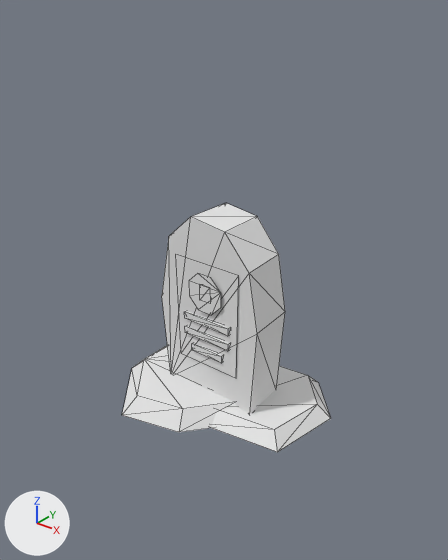
Renders of the glTF model assets/models/charter-stone.glb from each side of a commit.
One viewpoint serves both versions: a camera (50 mm lens) standing at (3.22, -4.03, 3.75) and looking at (0.11, -0.14, 1.34). The axes (+X, +Y, +Z) are drawn at lower left. The lights are the same throughout. The picture after the commit comes second. Mesh edges are drawn as thin lines. Vertices at exactly the same position are counted once.

In view in the first picture: 'charter-stone'.
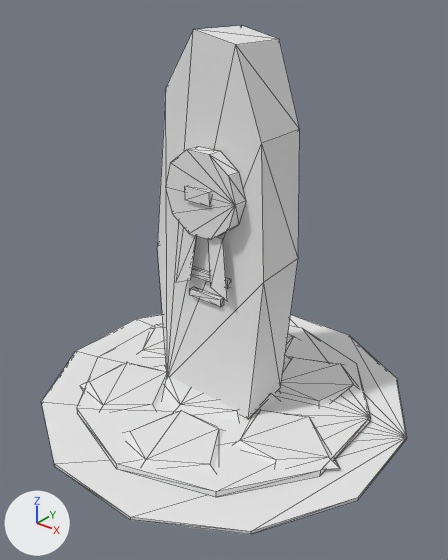
Boxes (x1, y1, x2, y2) around the edits, measured in the pictures (448 x 560 px; the box of a moved part takes in the faces that stretch with it):
'charter-stone', reshaped (75% wider, 104% taller): before (122, 203, 331, 452); after (41, 26, 407, 534)
part 1 of me_charter_stone, added: after (185, 186, 211, 207)
part 2 of me_charter_stone, moved or reshaped: before (184, 311, 229, 336); after (191, 267, 230, 289)
part 3 of me_charter_stone, moved or reshaped: before (192, 343, 222, 363); after (190, 287, 223, 307)
part 4 of me_charter_stone, rebuilt (16% wider, 87% taller): before (162, 203, 285, 413); after (157, 26, 300, 419)
part 5 of me_charter_stone, rebuilt: before (122, 346, 237, 432); after (156, 364, 279, 420)
part 6 of me_charter_stone, deleted: before (185, 326, 229, 351)
part 7 of me_charter_stone, deleted: before (189, 273, 221, 315)
part 8 of me_charter_stone, deleted: before (176, 255, 239, 378)
part 9 of me_charter_stone, built on: before (211, 366, 331, 452); after (41, 314, 407, 534)
part 10 of me_charter_stone, added: after (165, 147, 246, 301)

What changed in the scene script:
```text
Change me_charter_stone:
    used by ob_charter_stone; location = (0.0, 0.0, 0.0)
    remove me_charter_stone.from_pydata(...)  # 90 vertices, 121 faces; spans x -1.04..1.05, y -0.9..0.74, z 0.0..1.9
    add me_charter_stone.from_pydata(...)  # 188 vertices, 254 faces; spans x -1.74..1.74, y -1.74..1.74, z 0.0..3.4
    me_charter_stone part 1: a new loose piece, a box spanning x -0.13..0.13, y -0.357..-0.308, z 2.09..2.21, in mat_palette (its picture is missing)
    me_charter_stone part 2: the loose piece of 8 vertices spanning x -0.26..0.26, y -0.27..-0.23, z 0.88..0.95 is moved by (0.0, 0.01, 0.47)
    me_charter_stone part 3: the loose piece of 8 vertices spanning x -0.18..0.18, y -0.27..-0.23, z 0.56..0.63 is moved by (0.0, 0.0, 0.59)
    me_charter_stone part 4: the loose piece of 16 vertices spanning x -0.58..0.56, y -0.24..0.24, z 0.1..1.9 is rebuilt with 16 vertices and now spans x -0.62..0.6, y -0.29..0.47, z 0.1..3.4
    me_charter_stone part 5: the loose piece of 14 vertices spanning x -1.04..0.47, y -0.9..0.72, z 0.0..0.16 is rebuilt with 12 vertices and now spans x -0.82..0.61, y -0.71..0.74, z 0.06..0.14
    me_charter_stone part 6: the loose piece of 8 vertices spanning x -0.26..0.26, y -0.27..-0.23, z 0.72..0.79 is deleted
    me_charter_stone part 7: the loose piece of 8 vertices spanning x -0.18..0.18, y -0.28, z 1.04..1.4 is deleted
    me_charter_stone part 8: the loose piece of 4 vertices spanning x -0.36..0.36, y -0.25, z 0.45..1.5 is deleted
    me_charter_stone part 9
    12 vertices are removed from x -0.22..1.05, y -0.54..0.74, z 0.0..0.12
    16 faces are deleted
    94 vertices are added at x -1.74..1.74, y -1.74..1.74, z 0.0..0.12
    10 new vertices lie (0.0, 0.0, 0.06) away from vertices in x -1.38..1.38, y -1.45..1.45, z 0.03
    140 new faces join them
    me_charter_stone part 10
    22 vertices are added at x -0.38..0.38, y -0.33..0.41, z 1.27..2.51
    10 new vertices lie (0.0, 0.14, 0.0) away from vertices in x -0.38..0.38, y -0.33, z 1.79..2.51
    34 new faces join them
    other edits to the shape of me_charter_stone do not show in these pictures
```
